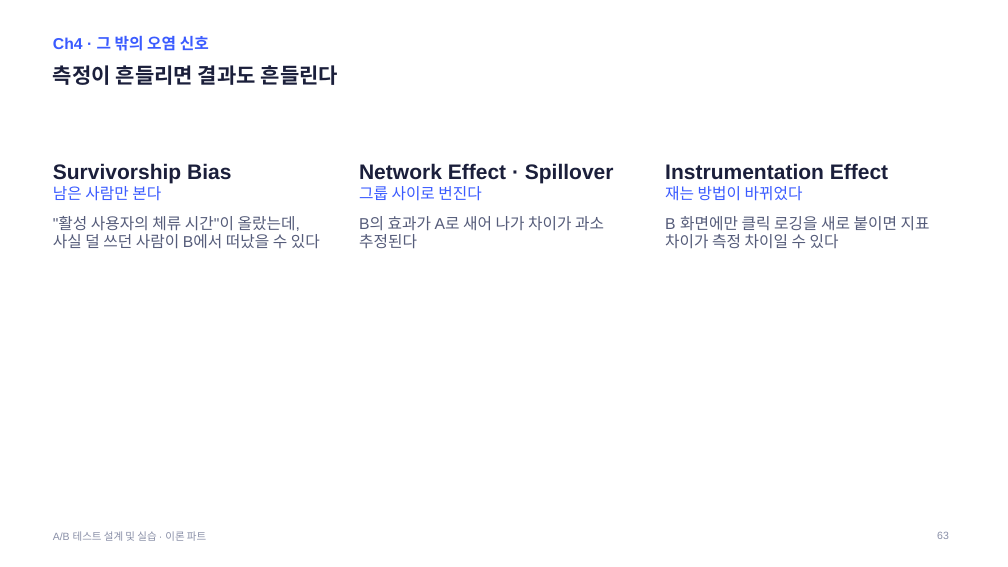
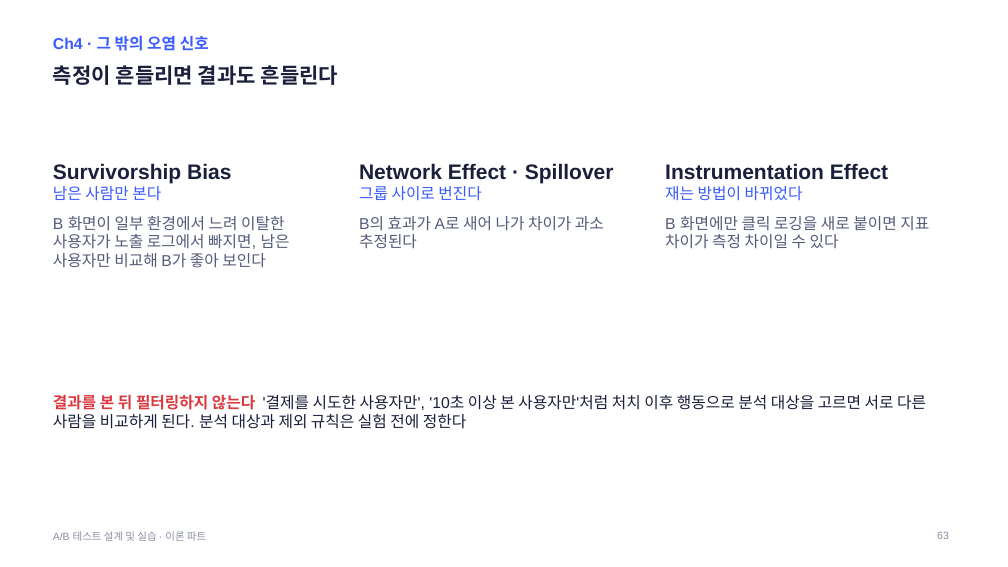
Before and after one commit to kkamret/quickmart-lab-rats, a slide deck: slide 63 of docs/lecture/ab-testing-theory.pptx. Drawn at 1008x567 pixels with LibreOffice and Linux fonts; fonts in the diff are those of the drawing. Boxes give left, top, right and bottom in pixels: in the first picture for what was removed or moved away, otherwise in the second. Text is boxed around its words. In the diff, an @@ line names an element or a change of style, - is before the commit and + after.

Commit message:
docs: 이론 PPT에 위키 실무 (2)의 겹치지 않는 내용 반영
- Ch4 SRM 슬라이드에 단계별 원인과 점검 요령 추가
- Sequential Testing 슬라이드에 설계 방법과 사후 전환 금지 추가
- 오염 신호 슬라이드에 생존 편향 예시 교체와 결과 이후 필터링 추가

Refs #10

```diff
--- a/docs/lecture/ab-testing-theory.pptx
+++ b/docs/lecture/ab-testing-theory.pptx
@@ text at [53,216,290,268]: text changed @@
-"활성 사용자의 체류 시간"이 올랐는데, 사실 덜 쓰던 사람이 B에서 떠났을 수 있다
+B 화면이 일부 환경에서 느려 이탈한 사용자가 노출 로그에서 빠지면, 남은 사용자만 비교해 B가 좋아 보인다
@@ text added at [53,395,926,429], 15 pt, text #1B1F3B @@
+결과를 본 뒤 필터링하지 않는다 '결제를 시도한 사용자만', '10초 이상 본 사용자만'처럼 처치 이후 행동으로 분석 대상을 고르면 서로 다른 사람을 비교하게 된다. 분석 대상과 제외 규칙은 실험 전에 정한다
```
Also in this commit, not shown: 2 other slides changed, 2 other files.
